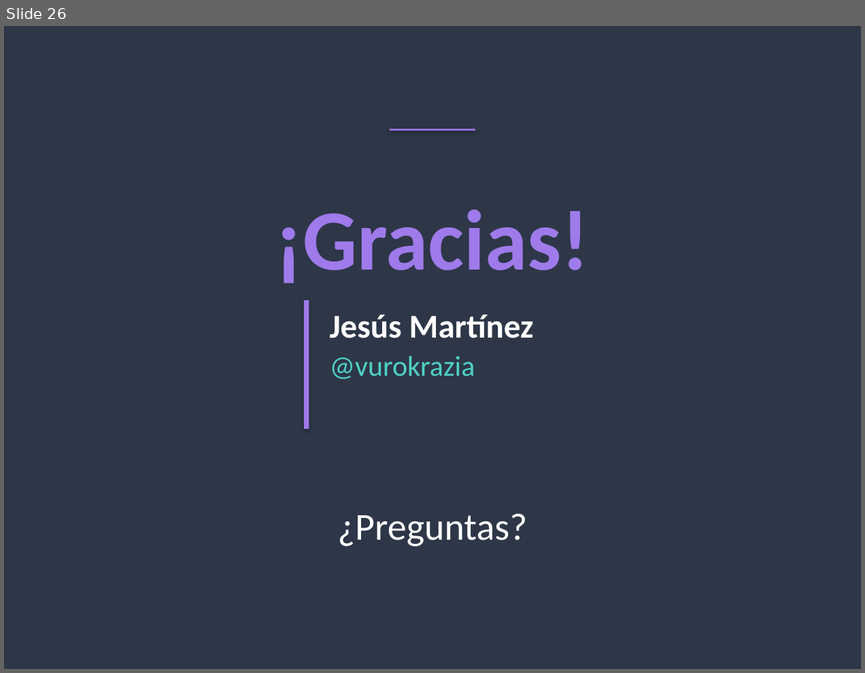
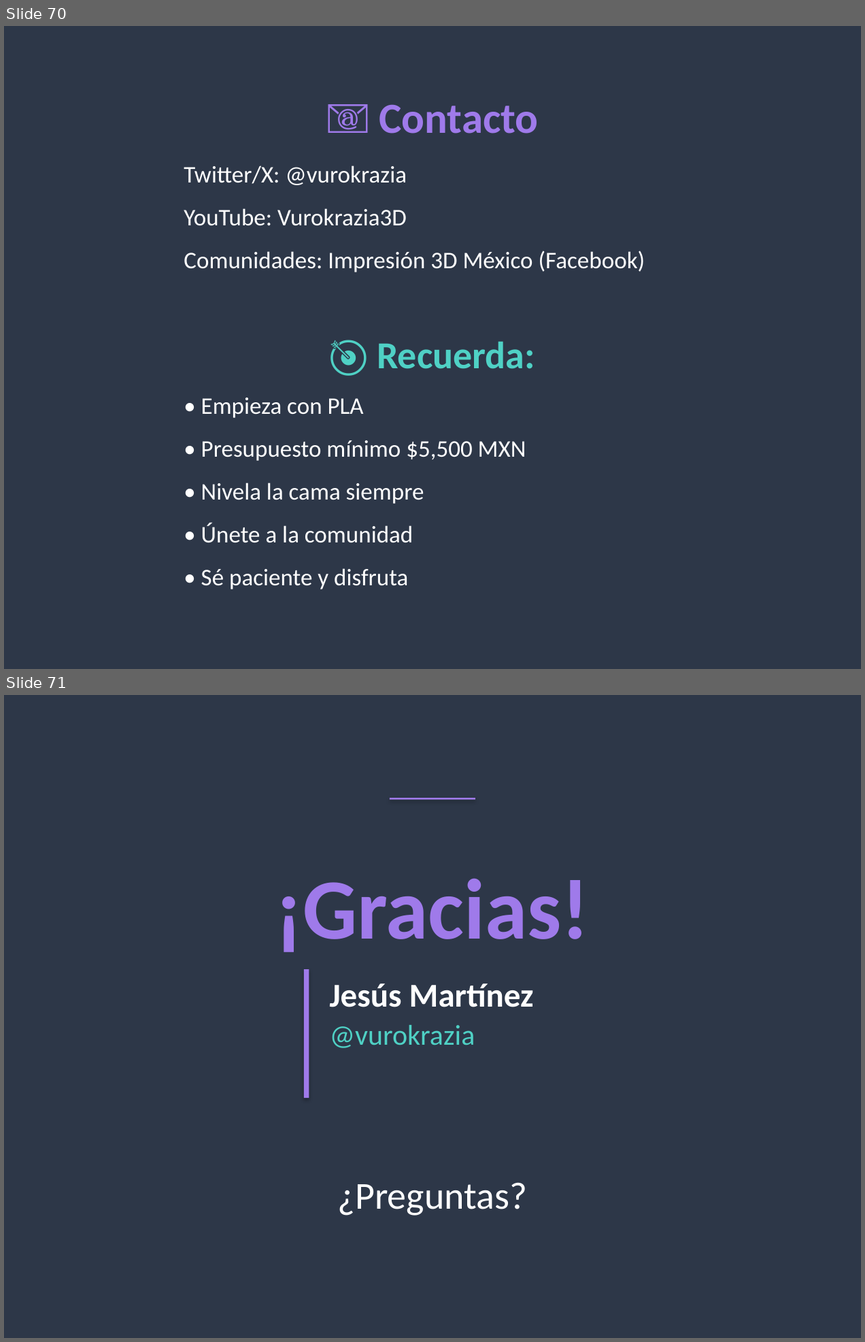
Before and after one commit to vurokrazia/vurokrazia, a slide deck: presentacion/Impresion3D_Vurokrazia_Completa.pptx. Shown one above the other, each under a label of ours: slide 26 before the commit, slides 70 and 71 after it. The pictures are 865x673 and 865x1342 pixels, drawn with LibreOffice and Linux fonts; fonts in the diff are those of the drawing. Boxes give left, top, right and bottom in pixels: in the first picture for what was removed or moved away, otherwise in the second. Text is boxed around its words. In the diff, an @@ line names an element or a change of style, - is before the commit and + after.

```diff
--- a/presentacion/Impresion3D_Vurokrazia_Completa.pptx
+++ b/presentacion/Impresion3D_Vurokrazia_Completa.pptx
@@ slide 70 added at bbox=[4, 26, 861, 669], background #2D3748 @@
@@ text added at bbox=[379, 104, 538, 133], 36 pt, text #9F7AEA, bold @@
+📧 Contacto
@@ text added at bbox=[184, 165, 407, 185], 20 pt, text #FFFFFF @@
+Twitter/X: @vurokrazia
@@ text added at bbox=[184, 208, 407, 226], 20 pt, text #FFFFFF @@
+YouTube: Vurokrazia3D
@@ text added at bbox=[184, 250, 645, 272], 20 pt, text #FFFFFF @@
+Comunidades: Impresión 3D México (Facebook)
@@ text added at bbox=[377, 341, 535, 369], 32 pt, text #4FD1C5, bold @@
+🎯 Recuerda:
@@ text added at bbox=[201, 397, 364, 418], 20 pt, text #FFFFFF @@
+• Empieza con PLA
@@ text added at bbox=[201, 440, 526, 461], 20 pt, text #FFFFFF @@
+• Presupuesto mínimo $5,500 MXN
@@ text added at bbox=[201, 482, 424, 503], 20 pt, text #FFFFFF @@
+• Nivela la cama siempre
@@ text added at bbox=[201, 522, 413, 543], 20 pt, text #FFFFFF @@
+• Únete a la comunidad
@@ text added at bbox=[201, 568, 408, 589], 20 pt, text #FFFFFF @@
+• Sé paciente y disfruta
@@ what was slide 26 is now slide 71 @@
```
Also in this commit, not shown: 44 other slides added.
